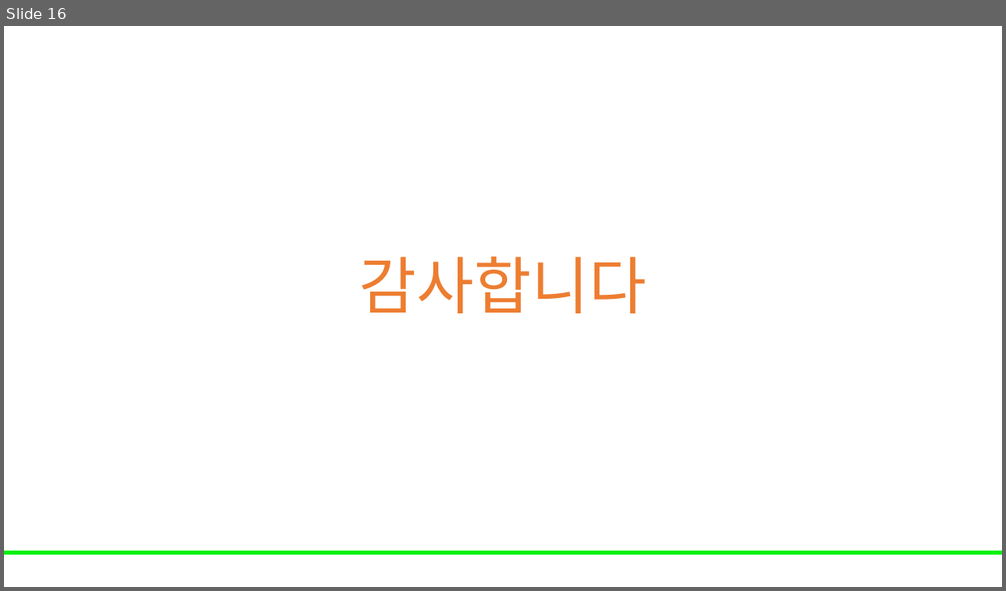
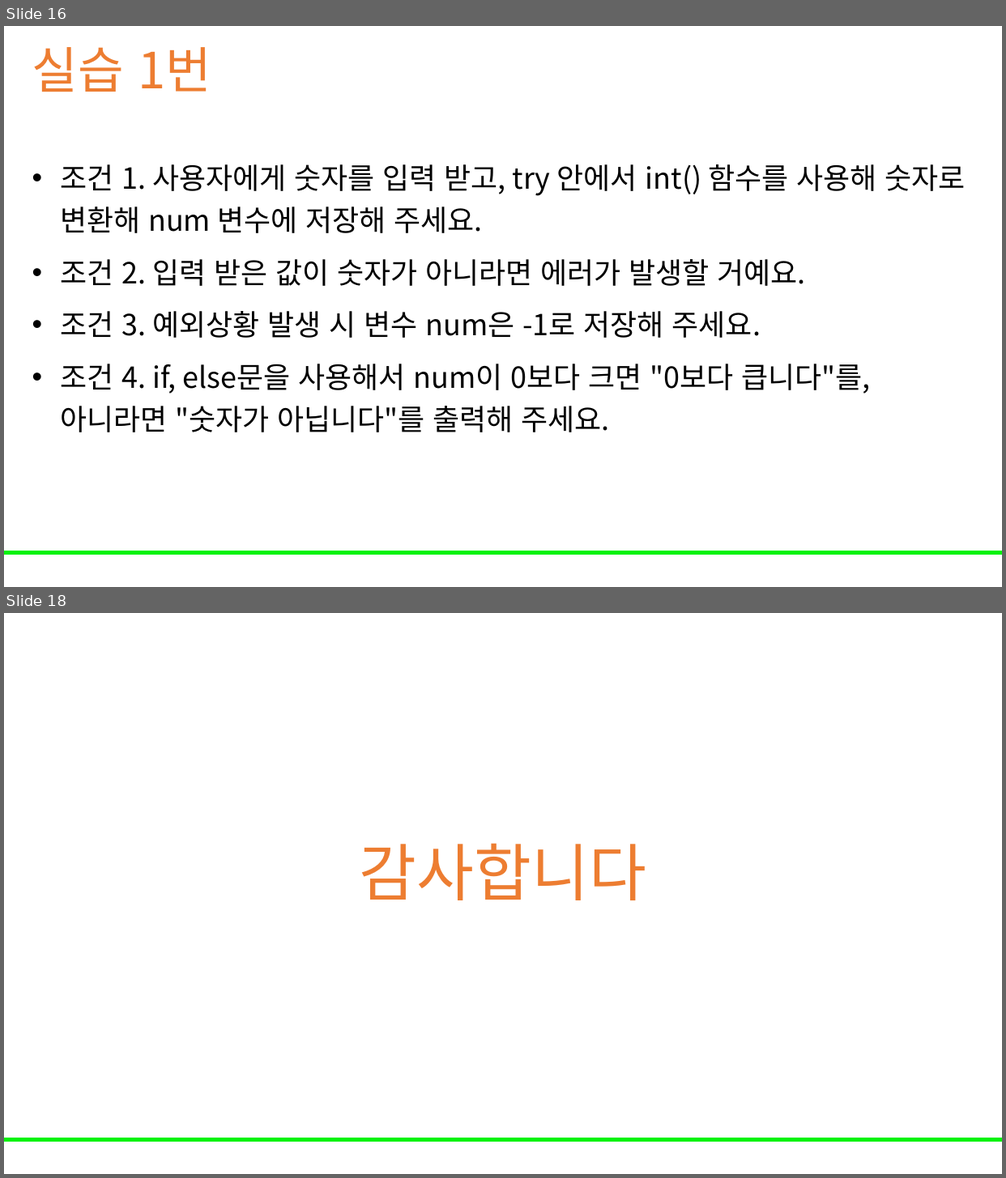
Before and after one commit to Leader-Lesson/KDT_RE_5th, a slide deck: material/2_Python/15_예외처리.pptx. Shown one above the other, each under a label of ours: slide 16 before the commit, slides 16 and 18 after it; the slides between them are not shown. The pictures are 1006x591 and 1006x1178 pixels, drawn with LibreOffice and Linux fonts; fonts in the diff are those of the drawing; background and template pictures are left out. Boxes give left, top, right and bottom in pixels: in the first picture for what was removed or moved away, otherwise in the second. Text is boxed around its words. In the diff, an @@ line names an element or a change of style, - is before the commit and + after.

Commit message:
예외처리 실습 코드 추가

```diff
--- a/material/2_Python/15_예외처리.pptx
+++ b/material/2_Python/15_예외처리.pptx
@@ slide 16 added at bbox=[4, 26, 1002, 587], background #FFFFFF; not listed: 1 template element that a slide beside it also shows @@
@@ title added at bbox=[32, 47, 211, 92], 48 pt, text #ED7D31 @@
+실습 1번
@@ text added at bbox=[60, 165, 965, 433], 28 pt, text #000000 @@
+• 조건 1. 사용자에게 숫자를 입력 받고, try 안에서 int() 함수를 사용해 숫자로 변환해 num 변수에 저장해 주세요.
+• 조건 2. 입력 받은 값이 숫자가 아니라면 에러가 발생할 거예요.
+• 조건 3. 예외상황 발생 시 변수 num은 -1로 저장해 주세요.
+• 조건 4. if, else문을 사용해서 num이 0보다 크면 "0보다 큽니다"를, 아니라면 "숫자가 아닙니다"를 출력해 주세요.
@@ what was slide 16 is now slide 18 @@
```
Also in this commit, not shown: 13 slides changed, 1 other slide added.
